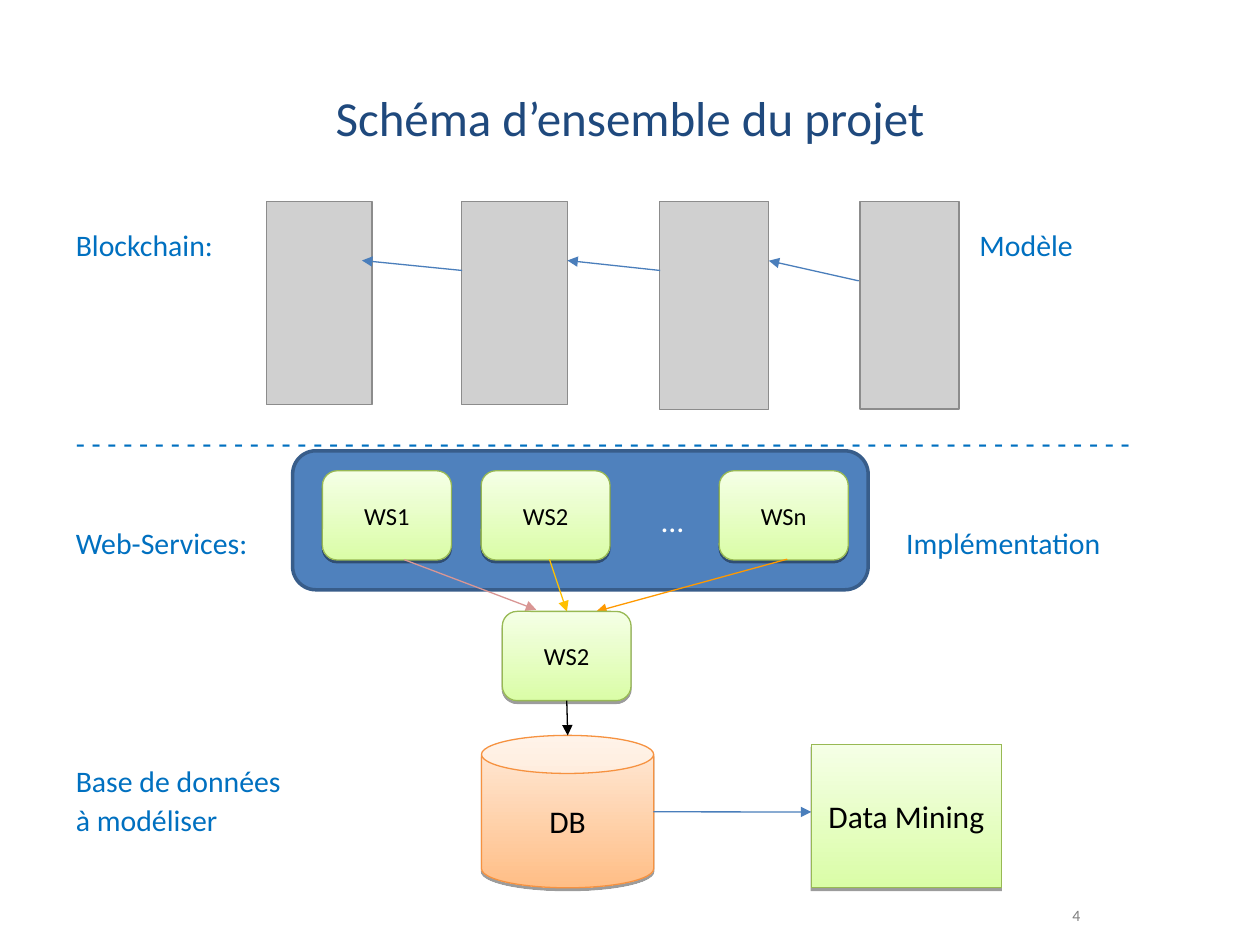
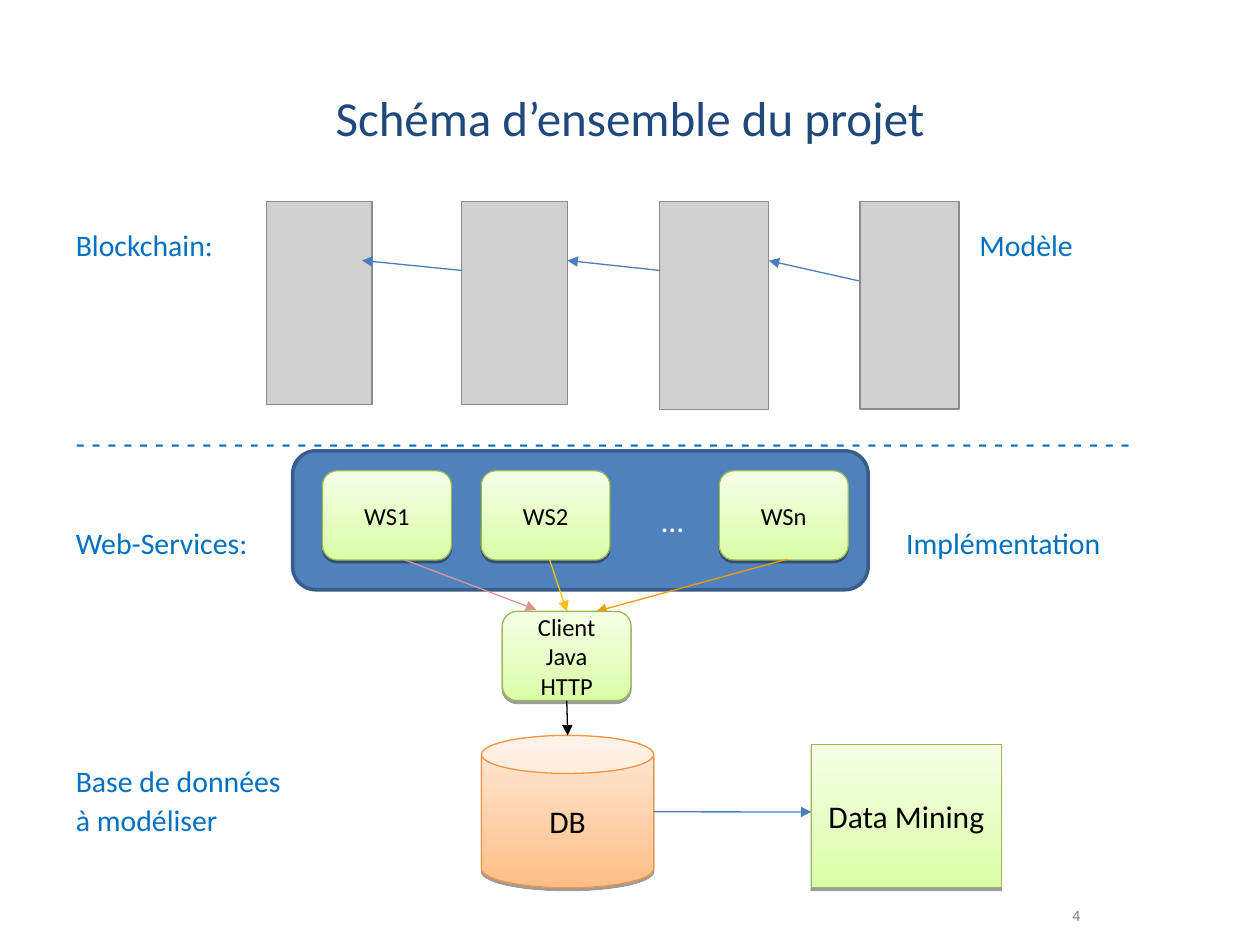
Before and after one commit to PierreSQS/Mubiz, a slide deck: slide 4 of Documents/Soutenance_Final_Pierre_et_Odile-20170314.ppt. Drawn at 1260x945 pixels with LibreOffice and Linux fonts; fonts in the diff are those of the drawing; grey boxes stand for pictures; background and template pictures are left out. Boxes give left, top, right and bottom in pixels: in the first picture for what was removed or moved away, otherwise in the second. Text is boxed around its words. In the diff, an @@ line names an element or a change of style, - is before the commit and + after.

Commit message:
new file for final presentation

```diff
--- a/Documents/Soutenance_Final_Pierre_et_Odile-20170314.ppt
+++ b/Documents/Soutenance_Final_Pierre_et_Odile-20170314.ppt
@@ text in rounded rectangle at (538, 619, 595, 704): text changed @@
-WS2
+Client Java HTTP
```
